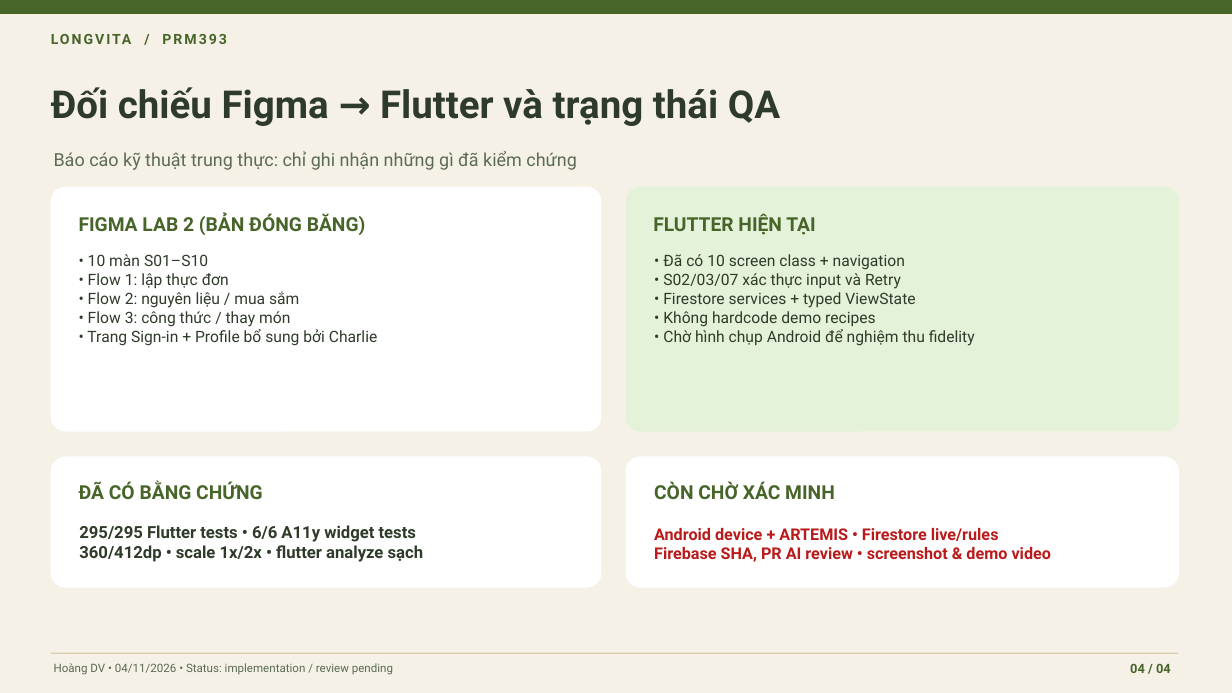
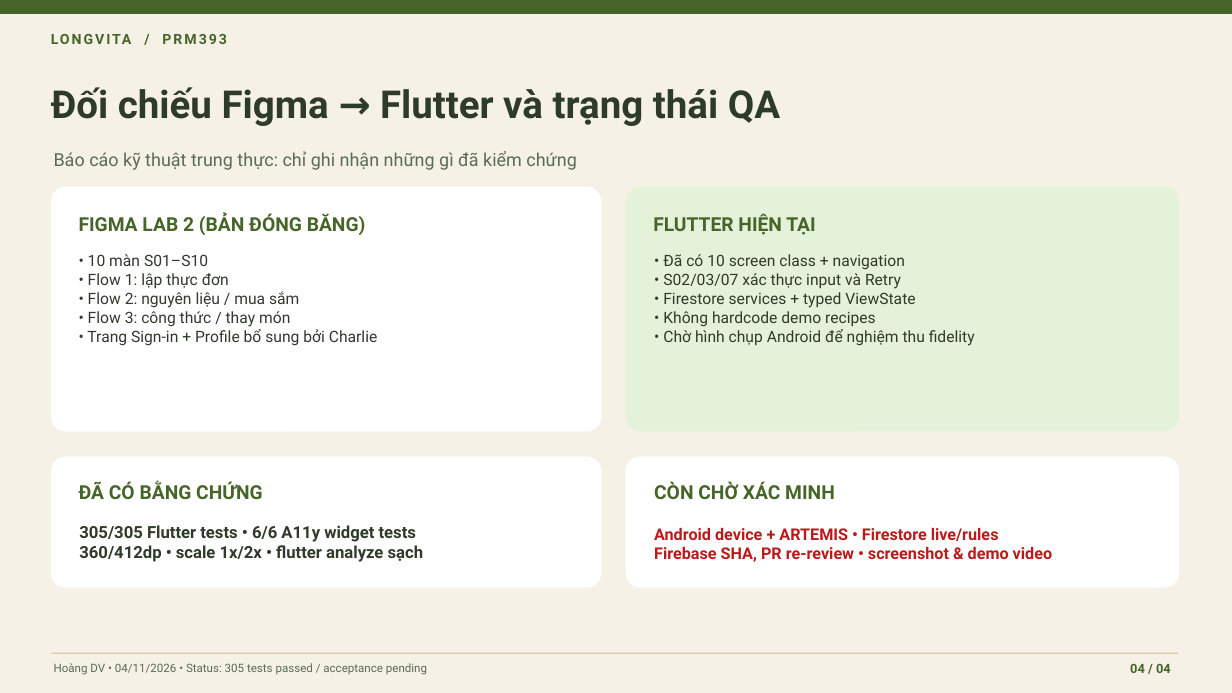
Before and after one commit to ruxenb/LongvitaRC, a slide deck: slide 4 of slides/Longvita_Hoang_4_Slides_20261104.pptx. Drawn at 1232x693 pixels with LibreOffice and Linux fonts; fonts in the diff are those of the drawing. Boxes give left, top, right and bottom in pixels: in the first picture for what was removed or moved away, otherwise in the second. Text is boxed around its words. In the diff, an @@ line names an element or a change of style, - is before the commit and + after.

Commit message:
docs(pr10-review): record four CodeRabbit findings and 305-test evidence

```diff
--- a/slides/Longvita_Hoang_4_Slides_20261104.pptx
+++ b/slides/Longvita_Hoang_4_Slides_20261104.pptx
@@ text at [79, 525, 416, 542]: text changed @@
-295/295 Flutter tests • 6/6 A11y widget tests
+305/305 Flutter tests • 6/6 A11y widget tests
@@ text at [654, 547, 1052, 562]: text changed @@
-Firebase SHA, PR AI review • screenshot & demo video
+Firebase SHA, PR re-review • screenshot & demo video
@@ text at [54, 663, 427, 675]: text changed @@
-Hoàng DV • 04/11/2026 • Status: implementation / review pending
+Hoàng DV • 04/11/2026 • Status: 305 tests passed / acceptance pending
```
Also in this commit, not shown: 3 other slides changed, 6 other files.
